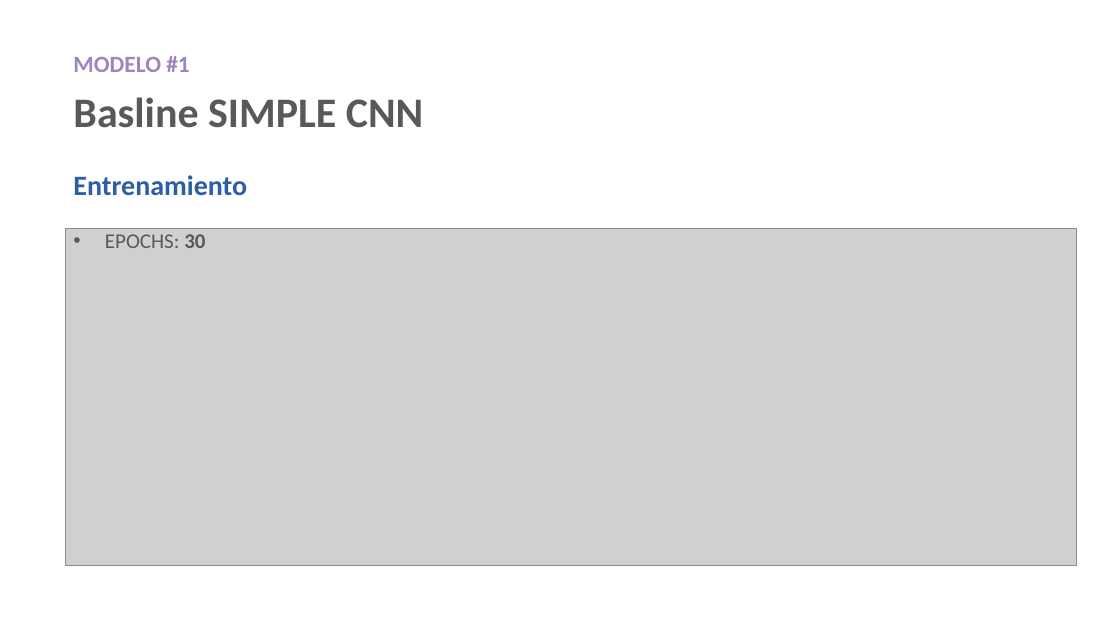
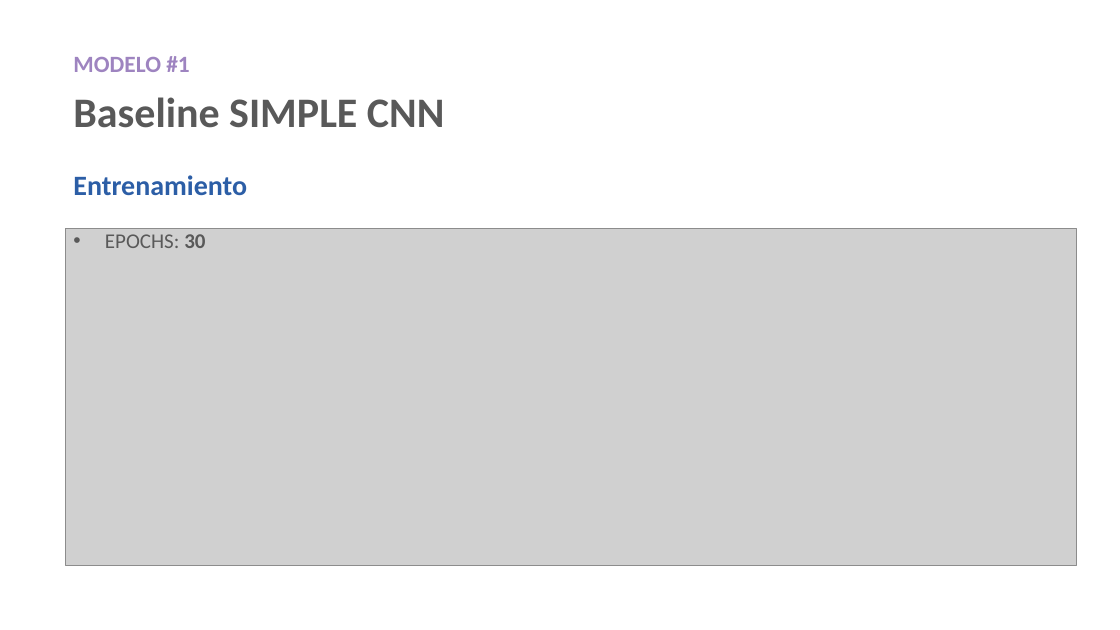
Before and after one commit to bdesia/vc2_tpfinal, a slide deck: slide 15 of Plant Disease Classification_V1.pptx. Drawn at 1120x630 pixels with LibreOffice and Linux fonts; fonts in the diff are those of the drawing; grey boxes stand for pictures; background and template pictures are left out. Boxes give left, top, right and bottom in pixels: in the first picture for what was removed or moved away, otherwise in the second. Text is boxed around its words. In the diff, an @@ line names an element or a change of style, - is before the commit and + after.

Commit message:
Add files via upload
Version final

```diff
--- a/Plant Disease Classification_V1.pptx
+++ b/Plant Disease Classification_V1.pptx
@@ text at (73,97,444,128): text changed @@
-Basline SIMPLE CNN
+Baseline SIMPLE CNN
```
Also in this commit, not shown: 2 other slides changed, 3 slides added.
